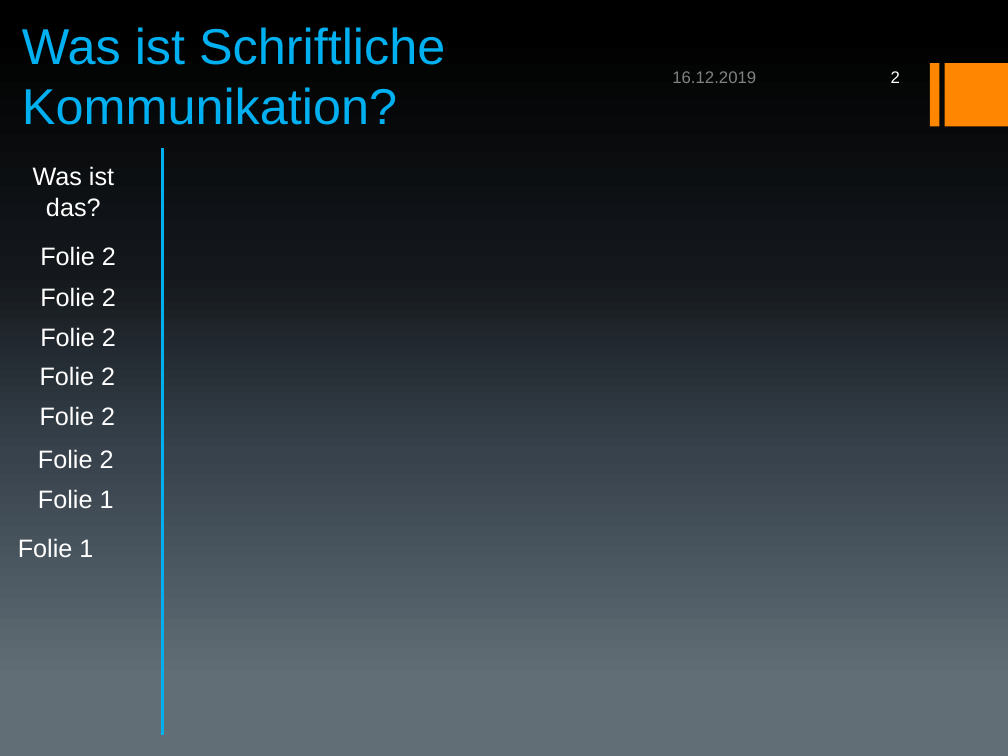
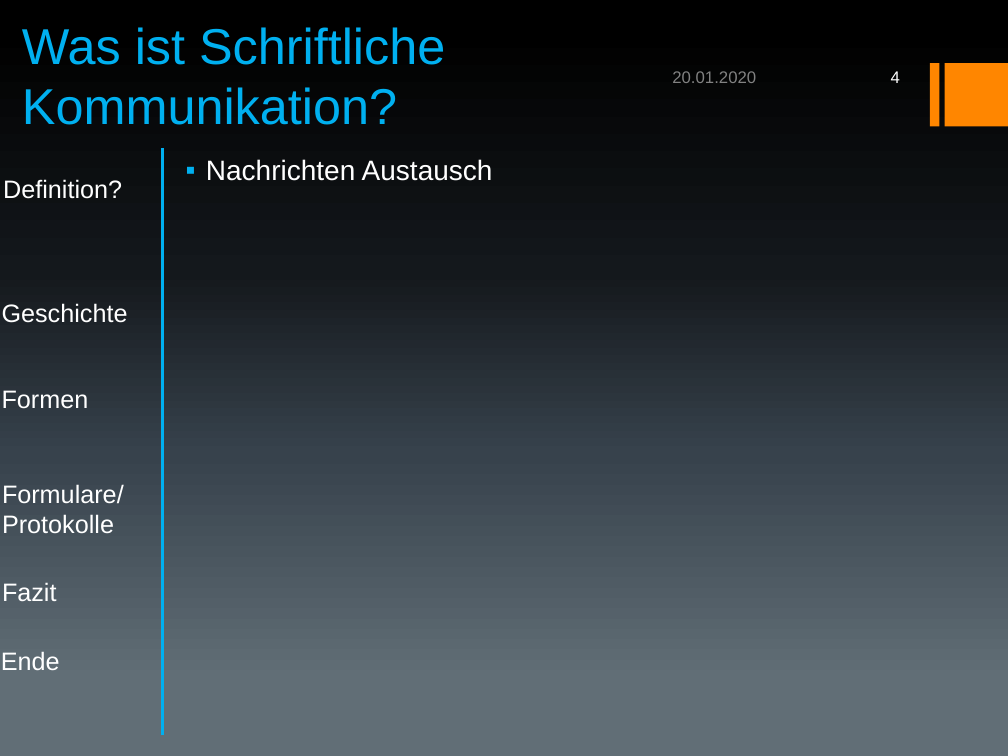
Before and after one commit to Raynar3455/Berufsschule, a slide deck: slide 4 of Schule/Deutsch_Kommunikation/Präsentation/Lars, Mahmoud, jaruslav/Präsentation.pptx (slide 2 before the commit). Drawn at 1008x756 pixels with LibreOffice and Linux fonts; fonts in the diff are those of the drawing; background and template pictures are left out. Boxes give left, top, right and bottom in pixels: in the first picture for what was removed or moved away, otherwise in the second. Text is boxed around its words. In the diff, an @@ line names an element or a change of style, - is before the commit and + after.

```diff
--- a/Schule/Deutsch_Kommunikation/Präsentation/Lars, Mahmoud, jaruslav/Präsentation.pptx
+++ b/Schule/Deutsch_Kommunikation/Präsentation/Lars, Mahmoud, jaruslav/Präsentation.pptx
@@ text at (672, 71, 756, 83): text changed @@
-16.12.2019
+20.01.2020
@@ page number at (891, 71, 900, 83): text changed @@
-2
+4
@@ text added at (3, 179, 122, 199), 18 pt, text #FFFFFF @@
+Definition?
@@ text removed at (33, 166, 114, 217) @@
-Was ist das?
@@ text added at (206, 159, 493, 181), 20 pt, text #FFFFFF @@
+▪ Nachrichten Austausch
@@ text removed at (40, 246, 116, 266) @@
-Folie 2
@@ text removed at (40, 287, 116, 307) @@
-Folie 2
@@ text added at (2, 303, 128, 323), 18 pt, text #FFFFFF @@
+Geschichte
@@ text removed at (40, 327, 116, 347) @@
-Folie 2
@@ text removed at (40, 366, 115, 386) @@
-Folie 2
@@ text added at (2, 390, 89, 409), 18 pt, text #FFFFFF @@
+Formen
@@ text removed at (40, 406, 115, 426) @@
-Folie 2
@@ text removed at (38, 449, 114, 469) @@
-Folie 2
@@ text added at (2, 484, 124, 534), 18 pt, text #FFFFFF @@
+Formulare/ Protokolle
@@ text removed at (38, 489, 114, 509) @@
-Folie 1
@@ text removed at (18, 538, 93, 557) @@
-Folie 1
@@ text added at (2, 583, 57, 601), 18 pt, text #FFFFFF @@
+Fazit
@@ text added at (1, 652, 60, 670), 18 pt, text #FFFFFF @@
+Ende
```
Also in this commit, not shown: 3 other slides changed, 7 slides added, 5 slides removed, 51 other files.
